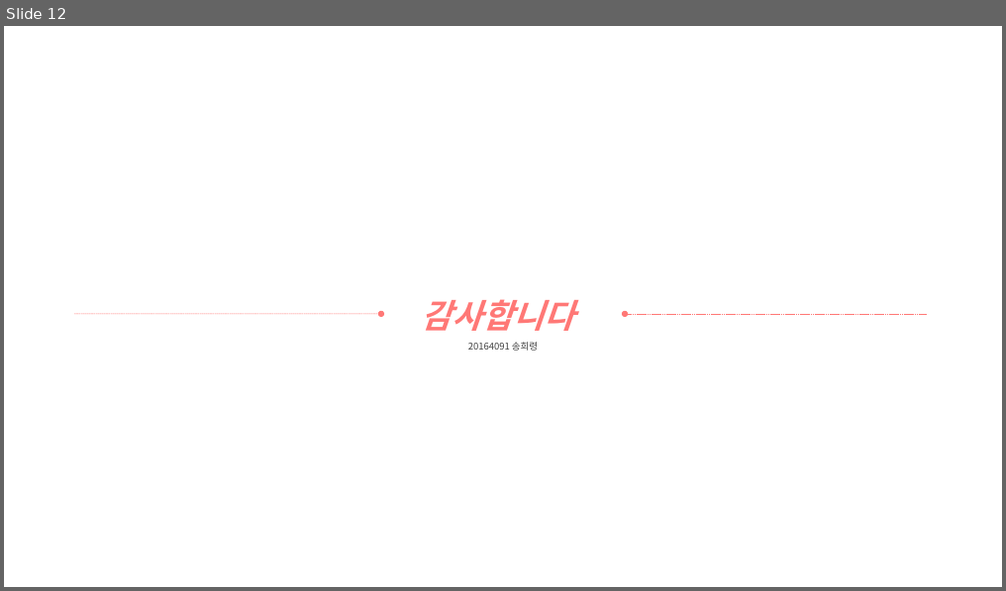
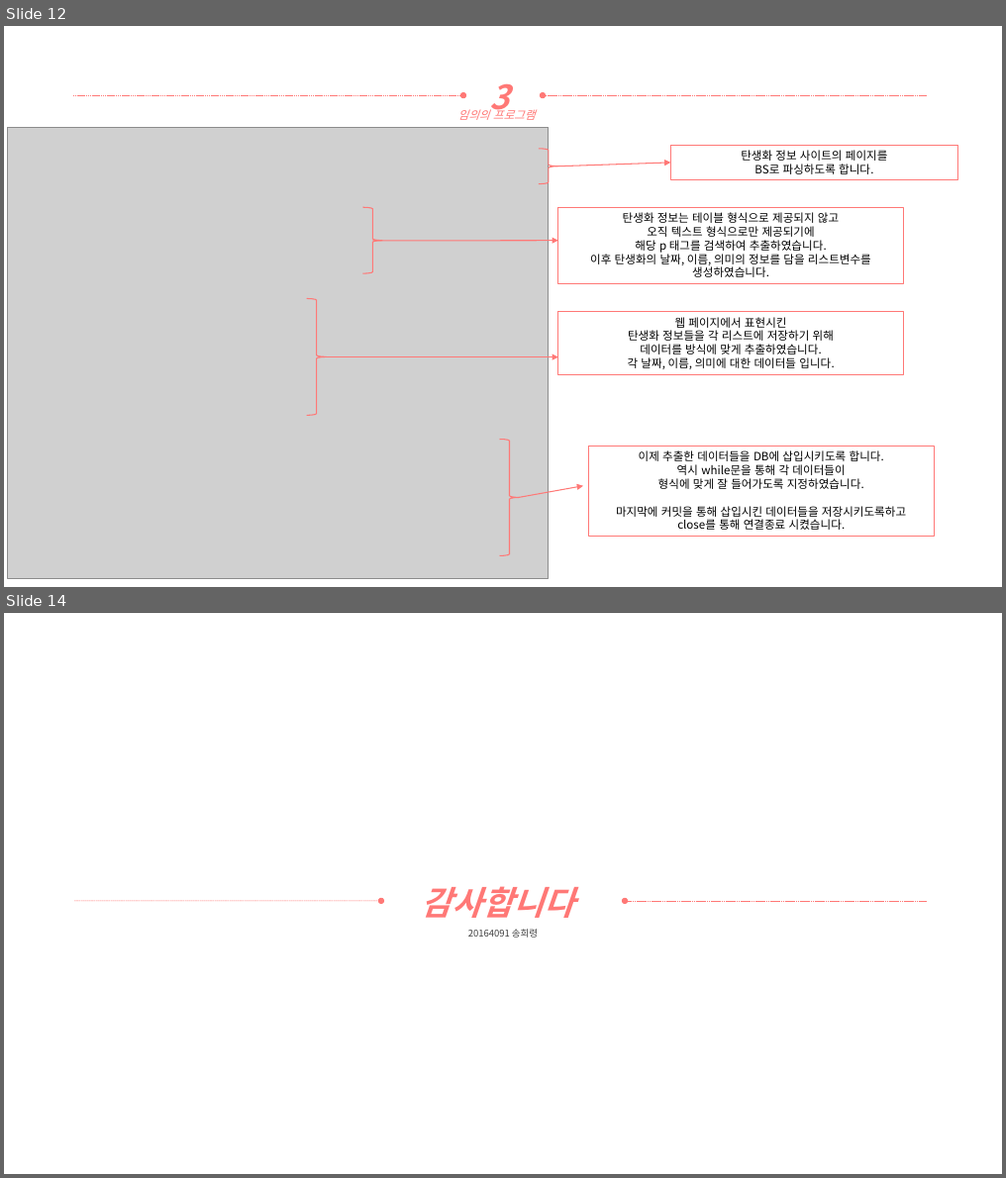
Before and after one commit to yooatom2200/Programing_Base_2, a slide deck: 5장/20164091-송희령-5주차 과제.pptx. Shown one above the other, each under a label of ours: slide 12 before the commit, slides 12 and 14 after it; the slides between them are not shown. The pictures are 1006x591 and 1006x1178 pixels, drawn with LibreOffice and Linux fonts; fonts in the diff are those of the drawing; grey boxes stand for pictures. Boxes give left, top, right and bottom in pixels: in the first picture for what was removed or moved away, otherwise in the second. Text is boxed around its words. In the diff, an @@ line names an element or a change of style, - is before the commit and + after.

```diff
--- a/5장/20164091-송희령-5주차 과제.pptx
+++ b/5장/20164091-송희령-5주차 과제.pptx
@@ slide 12 added at (4, 26, 1002, 587), background #FFFFFF @@
@@ text added at (490, 84, 510, 119), 32 pt, text #FF7876, bold, italic @@
+3
@@ arrow added from (73, 95) to (463, 95), #FF7876 0.5 pt dashed @@
@@ text added at (458, 107, 536, 120), 11 pt, text #FF7876, italic @@
+임의의 프로그램
@@ arrow added from (927, 95) to (543, 95), #FF7876 0.5 pt dashed @@
@@ picture added at (8, 127, 548, 578) @@
@@ right brace added at (539, 149, 558, 184), outline #FF7876 1 pt @@
@@ arrow added from (558, 166) to (671, 163), #FF7876 1 pt @@
@@ rectangle added at (671, 145, 958, 180), outline #FF7876 1 pt, 11 pt, text #000000 @@
+탄생화 정보 사이트의 페이지를
+BS로 파싱하도록 합니다.
@@ right brace added at (362, 207, 382, 274), outline #FF7876 1 pt @@
@@ rectangle added at (558, 207, 904, 284), outline #FF7876 1 pt, 11 pt, text #000000 @@
+탄생화 정보는 테이블 형식으로 제공되지 않고
+오직 텍스트 형식으로만 제공되기에
+해당 p 태그를 검색하여 추출하였습니다.
+이후 탄생화의 날짜, 이름, 의미의 정보를 담을 리스트변수를
+생성하였습니다.
@@ arrow added from (373, 241) to (558, 241), #FF7876 1 pt @@
@@ right brace added at (307, 298, 326, 415), outline #FF7876 1 pt @@
@@ rectangle added at (558, 312, 904, 374), outline #FF7876 1 pt, 11 pt, text #000000 @@
+웹 페이지에서 표현시킨
+탄생화 정보들을 각 리스트에 저장하기 위해
+데이터를 방식에 맞게 추출하였습니다.
+각 날짜, 이름, 의미에 대한 데이터들 입니다.
@@ arrow added from (326, 358) to (558, 358), #FF7876 1 pt @@
@@ right brace added at (500, 439, 519, 556), outline #FF7876 1 pt @@
@@ rectangle added at (589, 446, 934, 537), outline #FF7876 1 pt, 11 pt, text #000000 @@
+이제 추출한 데이터들을 DB에 삽입시키도록 합니다.
+역시 while문을 통해 각 데이터들이
+형식에 맞게 잘 들어가도록 지정하였습니다.
+마지막에 커밋을 통해 삽입시킨 데이터들을 저장시키도록하고
+close를 통해 연결종료 시켰습니다.
@@ arrow added from (519, 497) to (583, 486), #FF7876 1 pt @@
@@ what was slide 12 is now slide 14 @@
```
Also in this commit, not shown: 1 slide changed, 2 other slides added, 1 slide removed, 4 other files.
